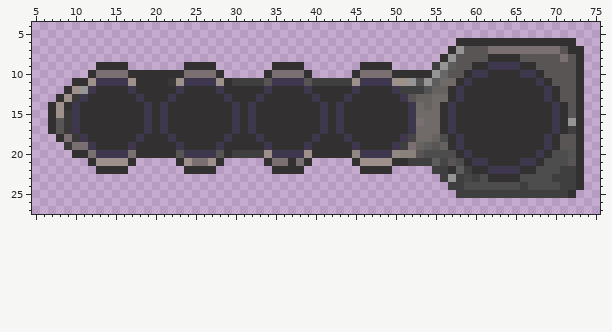
One commit to this sprite sheet: Assets/Textures/UI/MultiplierBase.png. That is the earlier state.
The file is 80x32 pixels. Pixels under 10% opacity are left out. Colours within 5 levels of each other are drawn and written as one. Shown: x 5..75, y 4..27.
Now the later version:
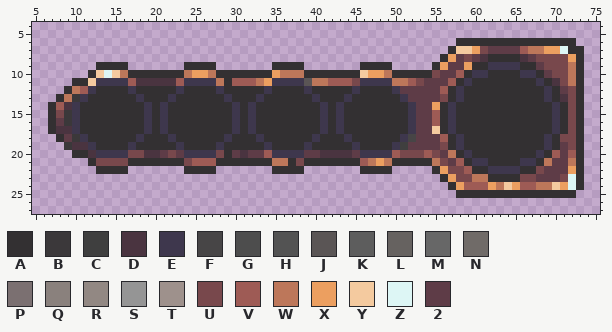
Palette (. is transparent): A #333032  B #3b383a  C #3f3f3f  D #4a3440  E #3e374d  F #474546  G #4d4d4d  H #535353  J #5a5555  K #5d5d5d  L #666260  M #676767  N #706b68  P #7b7071  Q #8a817d  R #928883  S #959595  T #9e918c  U #78484c  V #9e5b55  W #bd775a  X #ec9f60  Y #f4ca9f  Z #ddf6f5  2 #5e3c47
The exact change:
@@ x 5..75 @@
  6 .....................................................AAAAAAAAAAAAAAA...
- 7 ....................................................ASJJJPPPPPPPPPJAA..
- 8 ...................................................ASJJJJAAAAJJJJJPJA..
- 9 ........AAAA.......AAAA.......AAAA.......AAAA.....CSKJJAAEEEEAAJJJJJA..
-10 .......APPPPAAAAAAAPPPPA.....APPPPA.....APPPPAAAAASMJJAEEAAAAEEAJJJJA..
-11 .....AATEEEETAAAABTEEEETACCCCJEEEEJCCCCCTEEEETTSHSKNNAEAAAAAAAAEAJJJA..
-12 ....ATSEAAAAEAAAAAEAAAAEAAAAAEAAAAEAAAAAEAAAAECCCHLLAEAAAAAAAAAAEAJJA..
-13 ...ATBEAAAAAAEAAAEAAAAAAEAAAEAAAAAAEAAAEAAAAAAEJLLNNAEAAAAAAAAAAEAJJA..
-14 ..ATAEAAAAAAAAEAEAAAAAAAAEAEAAAAAAAAEAEAAAAAAAAENLNAEAAAAAAAAAAAAEAJA..
-15 ..ATBEAAAAAAAAEAEAAAAAAAAEAEAAAAAAAAEAEAAAAAAAAENNNAEAAAAAAAAAAAAEAJA..
-16 ..AJBEAAAAAAAAEAEAAAAAAAAEAEAAAAAAAAEAEAAAAAAAAEPNNAEAAAAAAAAAAAAEASA..
-17 ..AJBEAAAAAAAAEAEAAAAAAAAEAEAAAAAAAAEAEAAAAAAAAENNNAEAAAAAAAAAAAAEACA..
-18 ...APBEAAAAAAEAAAEAAAAAAEAAAEAAAAAAEAAAEAAAAAAEFNNLGAEAAAAAAAAAAEAJJA..
-19 ....BPPEAAAAEAAAAAEAAAAEAAAAAEAAAAEAAAAAEAAAAECPLKJLAEAAAAAAAAAAEAJJA..
-20 .....AAPEEEEPAAAAAJEEEEJACCCCTEEEETAAAAAREEEERQQJGGGGAEAAAAAAAAEAGGHA..
-21 .......ATTTTA.....ATPPTA.....APPAPA.....ATTTTAACCCKFJGAEEAAAAEEAGGGJA..
-22 ........AAAA.......AAAA.......AAAA.......AAAA.....CCAKCAAEEEEAAGGGCCA..
-23 ...................................................CSCFCGAAAAGGGGCCCA..
-24 ....................................................CCGGGGGGGCGGGGCCA..
-25 .....................................................CCCCCCCCCCCCCCA...
+ 7 ....................................................AYYXU2222VWWXXZAA..
+ 8 ...................................................AX2U2DAAAAD2UUUUXA..
+ 9 ........AAAA.......AAAA.......AAAA.......AAAA.....AX22XAAEEEEAA2UUUWA..
+10 .......AYZYWAAAAAAAWXXWAAAAAAAXWWWAAAAAAAYXXWAAAAAU22VAEEAAAAEEA2UUWA..
+11 .....AAYEEEEVDDDDDVEEEEWAVVVWXEEEEJWWVVVUEEEEWWVU222VAEAAAAAAAAEADUWA..
+12 ....AWVEAAAAEAAAAAEAAAAEAAAAAEAAAAEAAAAAEAAAAE22222VAEAAAAAAAAAAEA2UA..
+13 ...AWBEAAAAAAEAAAEAAAAAAEAAAEAAAAAAEAAAEAAAAAAE2222UAEAAAAAAAAAAEADUA..
+14 ..AVDEAAAAAAAAEAEAAAAAAAAEAEAAAAAAAAEAEAAAAAAAAE22XAEAAAAAAAAAAAAEAUA..
+15 ..AUBEAAAAAAAAEAEAAAAAAAAEAEAAAAAAAAEAEAAAAAAAAE22VAEAAAAAAAAAAAAEAUA..
+16 ..A2BEAAAAAAAAEAEAAAAAAAAEAEAAAAAAAAEAEAAAAAAAAE22VAEAAAAAAAAAAAAEAUA..
+17 ..ADDEAAAAAAAAEAEAAAAAAAAEAEAAAAAAAAEAEAAAAAAAAE22YAEAAAAAAAAAAAAEAUA..
+18 ...A2BEAAAAAAEAAAEAAAAAAEAAAEAAAAAAEAAAEAAAAAAEF222VAEAAAAAAAAAAEAUUA..
+19 ....BDDEAAAAEAAAAAEAAAAEAAAAAEAAAAEAAAAAEAAAAEC2222UAEAAAAAAAAAAEA2UA..
+20 .....AADEEEEUUDD2U2EEEEUA2D22VEEEE22DDDD2EEEEVUUUVU2WAEAAAAAAAAEAV2VA..
+21 .......AUUUUAAAAAAAUVVVAAAAAAAWWAUAAAAAAAVWXWAAAAAWU2VAEEAAAAEEAW22WA..
+22 ........AAAA.......AAAA.......AAAA.......AAAA.....AXUUVAAEEEEAAU222XA..
+23 ...................................................AXUUWWAAAAUU222UZA..
+24 ....................................................AXVVVXWYXVVWWYXZA..
+25 .....................................................AAAAAAAAAAAAAAA...
 26 .......................................................................
Changed places in both pictures, as pixel boxes (x1, y1, x2, y2):
changed: (56, 46, 576, 198)
